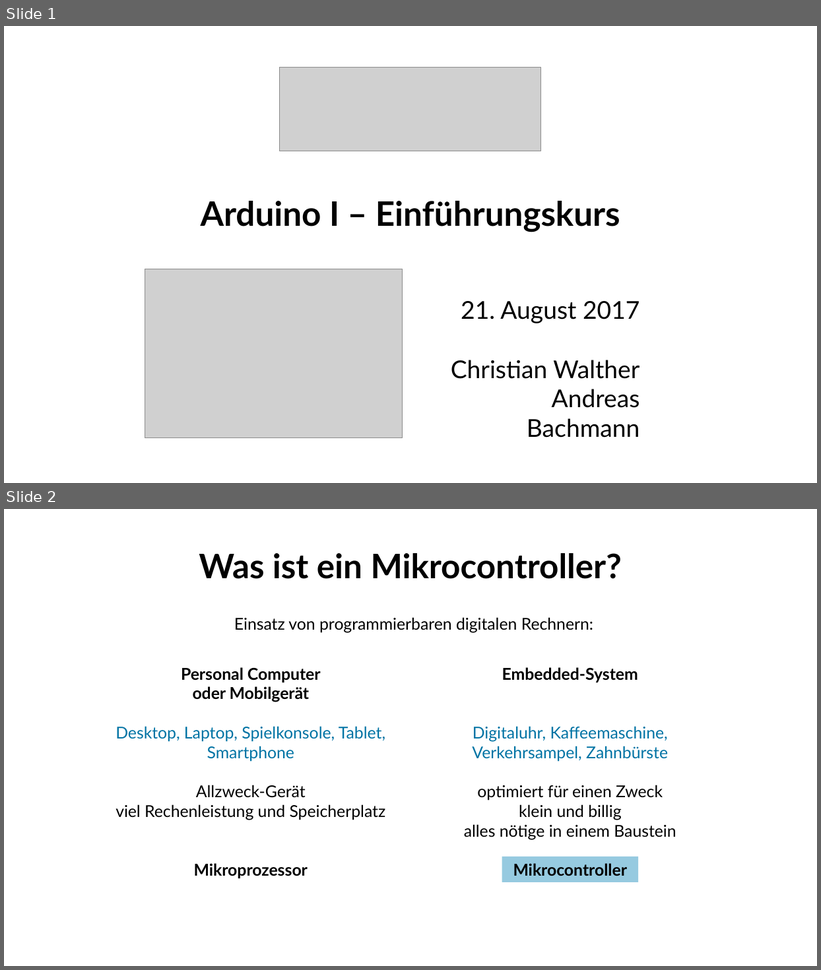
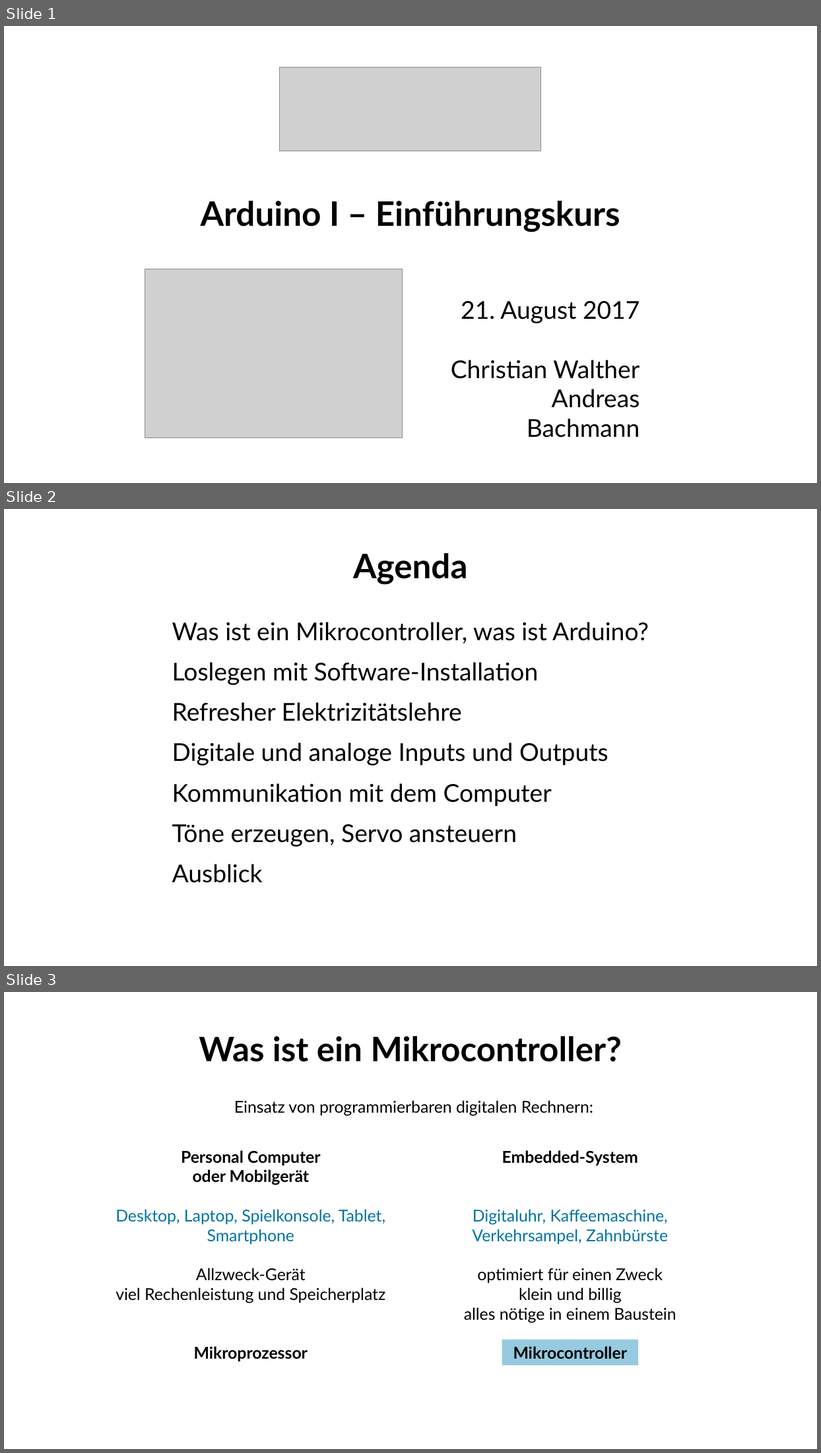
Before and after one commit to fablabwinti/workshop-arduino-1, a slide deck: ArduinoI.odp. Shown one above the other, each under a label of ours: slides 1 and 2 before the commit, slides 1, 2 and 3 after it. The pictures are 821x970 and 821x1453 pixels, drawn with LibreOffice and Linux fonts; fonts in the diff are those of the drawing; grey boxes stand for pictures; background and template pictures are left out. Boxes give left, top, right and bottom in pixels: in the first picture for what was removed or moved away, otherwise in the second. Text is boxed around its words. In the diff, an @@ line names an element or a change of style, - is before the commit and + after.

Commit message:
Add agenda slide.

```diff
--- a/ArduinoI.odp
+++ b/ArduinoI.odp
@@ slide 2 added at [4,509,817,966], background #FFFFFF @@
@@ title added at [353,553,467,584], 33 pt, text #000000, bold @@
+Agenda
@@ text added at [172,622,649,883], 24 pt, text #000000 @@
+Was ist ein Mikrocontroller, was ist Arduino?
+Loslegen mit Software-Installation
+Refresher Elektrizitätslehre
+Digitale und analoge Inputs und Outputs
+Kommunikation mit dem Computer
+Töne erzeugen, Servo ansteuern
+Ausblick
@@ what was slide 2 is now slide 3 @@
```
